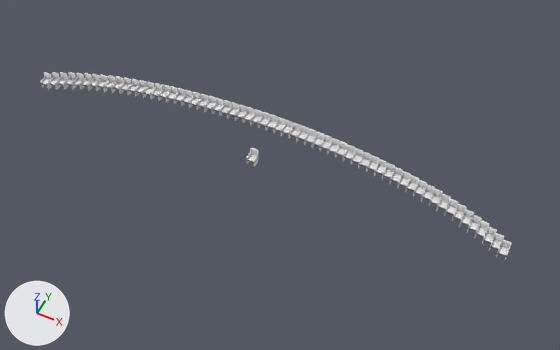
The Blender file Assets/Models/source~/auditorium_row.blend as it was, and as the next commit left it.
Before and after are seen from a 50 mm camera at (15.4, -27.1, 33.7) aimed at (1.4, 0.8, -1.2). Lighting does not change. The marker at lower left points along +X, +Y and +Z.

Objects in the first picture: 'Back', 'Chair', 'Row'.
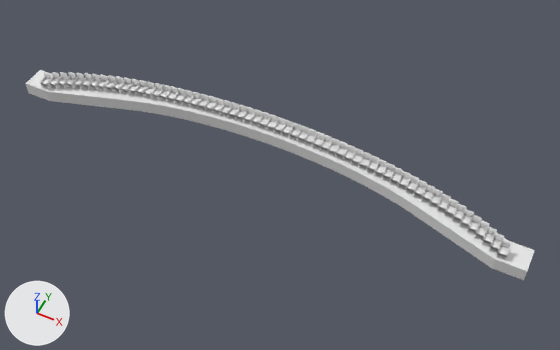
Boxes (x1, y1, x2, y2) around the edits, measured in the pictures (560 x 350 px):
'RowFloor', added: after (25, 70, 535, 280)
'Chair', deleted: before (246, 153, 259, 167)
'Back', deleted: before (251, 148, 258, 156)

What changed in the scene script:
```text
Add me_mesh_001:
    me_mesh_001.from_pydata([(0.0, 3.0, 0.0), (0.4, 3.0, 0.0), (1.2, 3.0, 0.0), (2.1, 3.0, 0.0), (3.3, 2.9, 0.0), (4.6, 2.8, 0.0), (6.1, 2.6, 0.0), (7.6, 2.4, 0.0), (9.1, 2.1, 0.0), (10.7, 1.7, 0.0), (12.2, 1.3, 0.0), (17.8, -0.5, 0.0), (19.9, -0.5, 0.0), (0.0, 4.3, 0.0), (0.6, 4.3, 0.0), (1.5, 4.3, 0.0), (2.8, 4.3, 0.0), (4.4, 4.2, 0.0), (6.1, 4.1, 0.0), (8.0, 3.8, 0.0), (10.1, 3.6, 0.0), (12.1, 3.2, 0.0), (14.2, 2.7, 0.0), (16.2, 2.0, 0.0), (18.1, 1.3, 0.0), (19.9, 1.3, 0.0)], [], [(1, 2, 3, 4, 5, 6, 7, 8, 9, 10, 11, 12, 25, 24, 23, 22, 21, 20, 19, 18, 17, 16, 15, 14, 13, 0)])
Remove ob_chair:
    ob_chair = bpy.data.objects.new('Chair', me_plane)
    ob_chair.location = (0.0, 0.0, 0.39)
    ob_chair.scale = (0.26, 0.26, 1.0)
    _m = ob_chair.modifiers.new('Mirror', 'MIRROR')
Remove ob_back:
    ob_back = bpy.data.objects.new('Back', me_plane_002)
    ob_back.location = (0.0, 0.25, 0.64)
    ob_back.rotation_euler = (-1.676, 0.0, 0.0)  # degrees (-96, 0, 0)
    ob_back.scale = (0.203, 0.243, 0.243)
    _m = ob_back.modifiers.new('Solidify', 'SOLIDIFY')
    _m.thickness = 0.15
    _m.offset = 1.0
    _m = ob_back.modifiers.new('Bevel', 'BEVEL')
    _m.width = 0.02
    _m.width_pct = 0.02
Add ob_rowfloor:
    ob_rowfloor = bpy.data.objects.new('RowFloor', me_mesh_001)
    ob_rowfloor.location = (0.0, 0.0, 0.0)
    ob_rowfloor.scale = (0.829, 0.829, 0.829)
    _m = ob_rowfloor.modifiers.new('Mirror', 'MIRROR')
    _m = ob_rowfloor.modifiers.new('Solidify', 'SOLIDIFY')
    _m.thickness = 1.0
```
